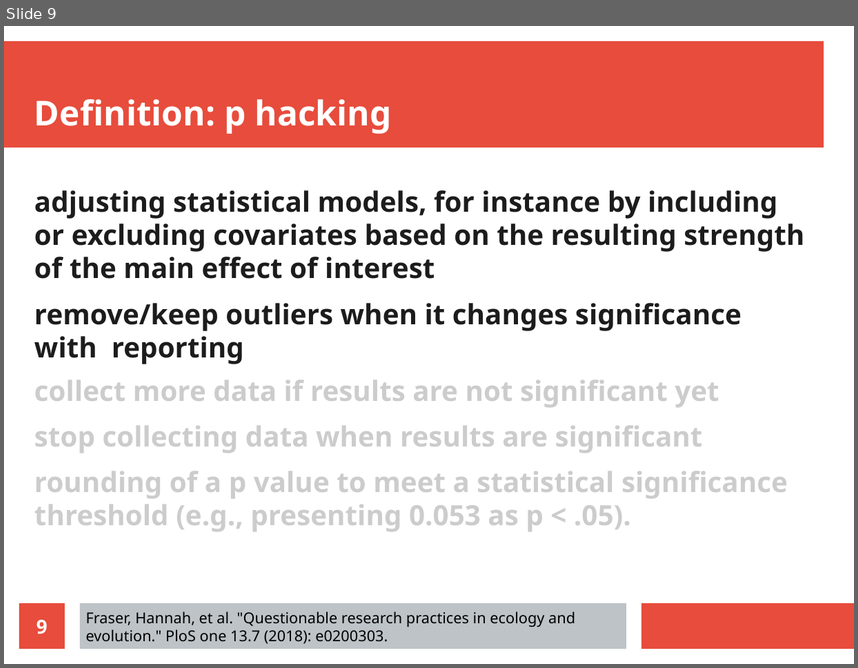
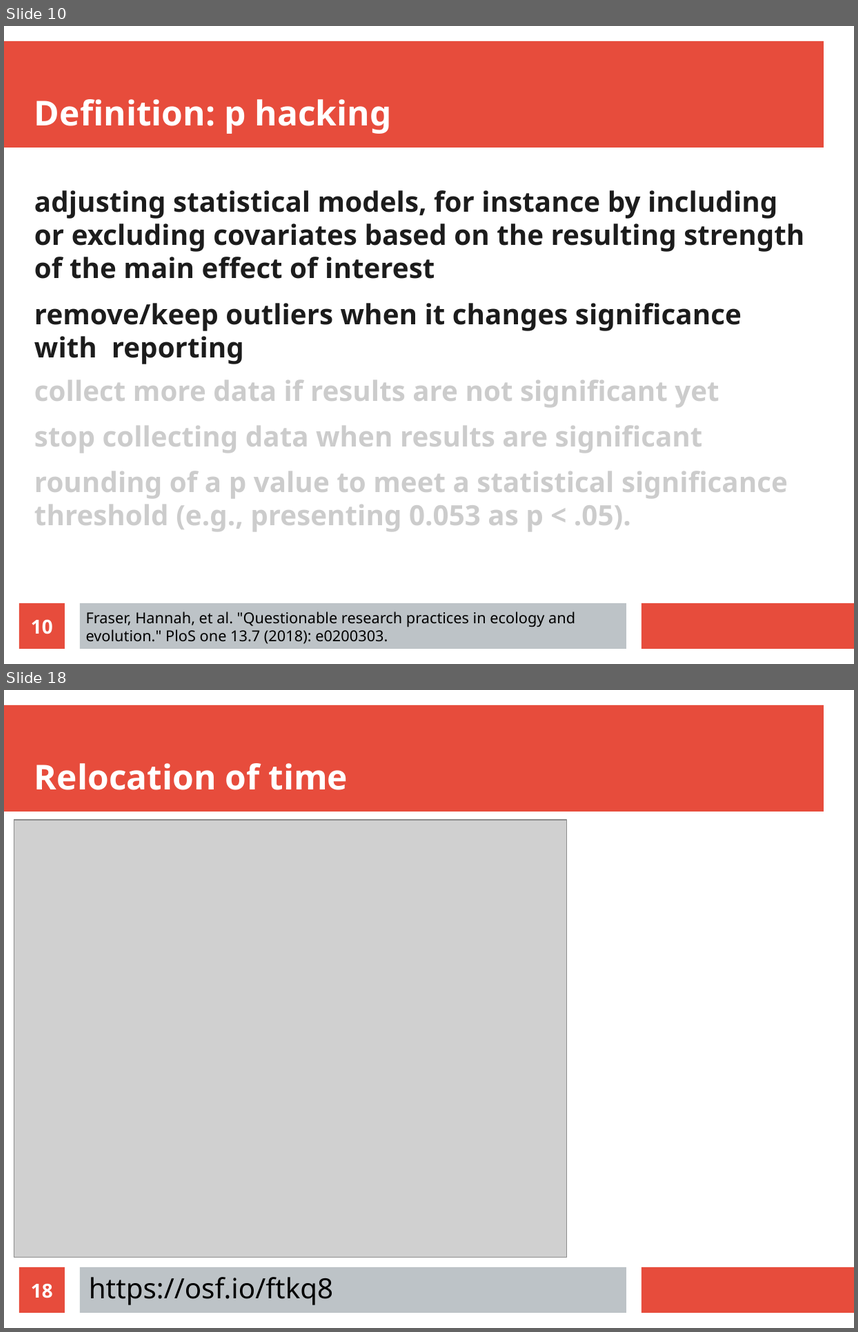
Before and after one commit to richelbilderbeek/open_science_presentation_20211111, a slide deck: open_science_presentation_20211111.odp. Shown one above the other, each under a label of ours: slide 9 before the commit, slides 10 and 18 after it; the slides between them are not shown. The pictures are 858x668 and 858x1332 pixels, drawn with LibreOffice and Linux fonts; fonts in the diff are those of the drawing; grey boxes stand for pictures. Boxes give left, top, right and bottom in pixels: in the first picture for what was removed or moved away, otherwise in the second. Text is boxed around its words. In the diff, an @@ line names an element or a change of style, - is before the commit and + after.

```diff
--- a/open_science_presentation_20211111.odp
+++ b/open_science_presentation_20211111.odp
@@ slide 18 added at <box>4,690,854,1328</box>, background #FFFFFF; not listed: 3 template elements that a slide beside it also shows @@
@@ title added at <box>34,763,348,790</box>, 32 pt, text #FFFFFF, bold @@
+Relocation of time
@@ picture added at <box>14,820,567,1257</box> @@
@@ page number added at <box>19,1267,65,1312</box>, fill #E74C3C, 18 pt, text #FFFFFF, bold @@
+18
@@ text added at <box>89,1276,333,1305</box>, 26 pt, text #000000 @@
+https://osf.io/ftkq8
@@ what was slide 9 is now slide 10 @@
@@ page number at <box>31,619,53,634</box>: text changed @@
-9
+10
```
Also in this commit, not shown: 4 slides changed, 10 other slides added, 4 other files.
